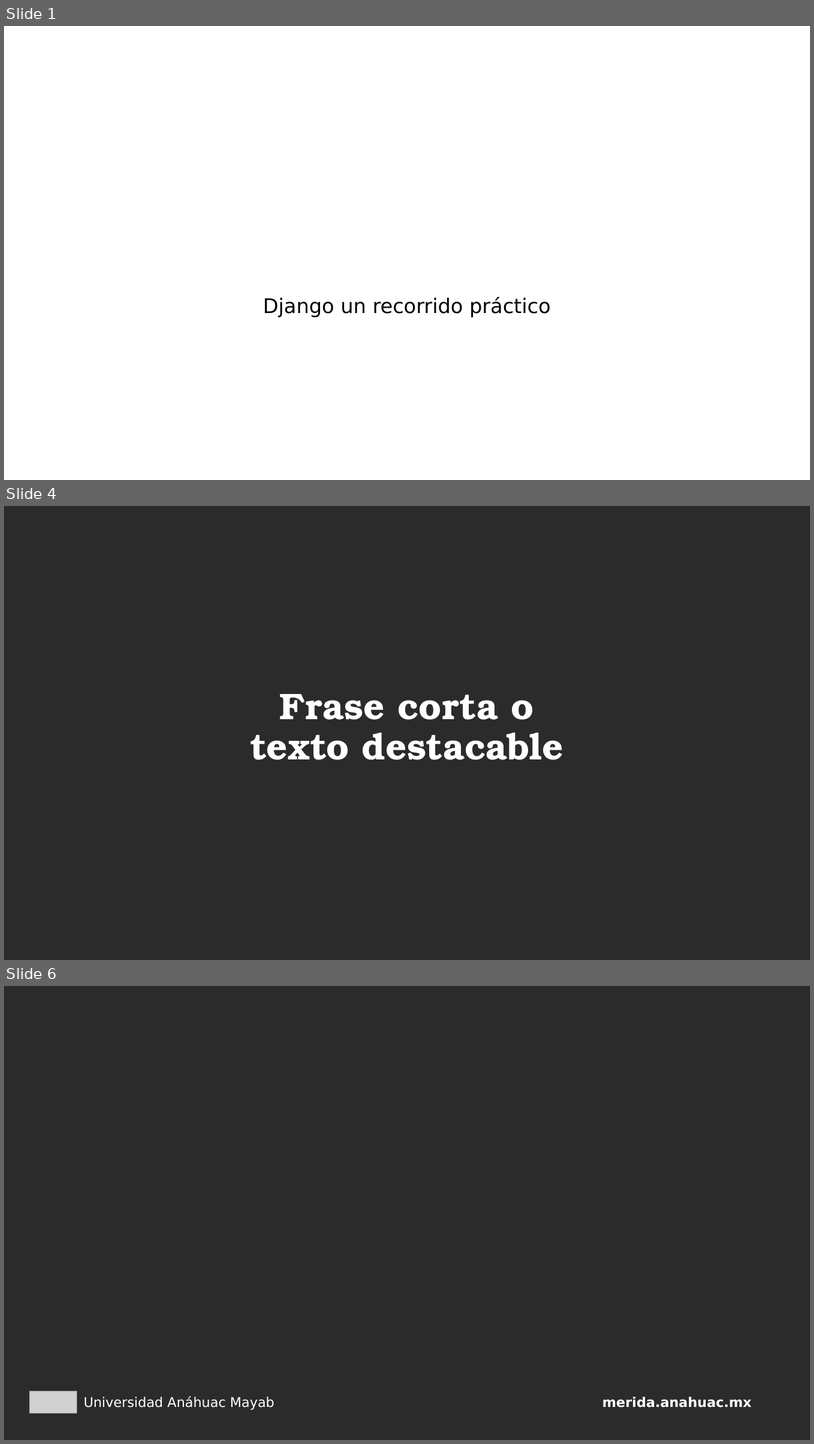
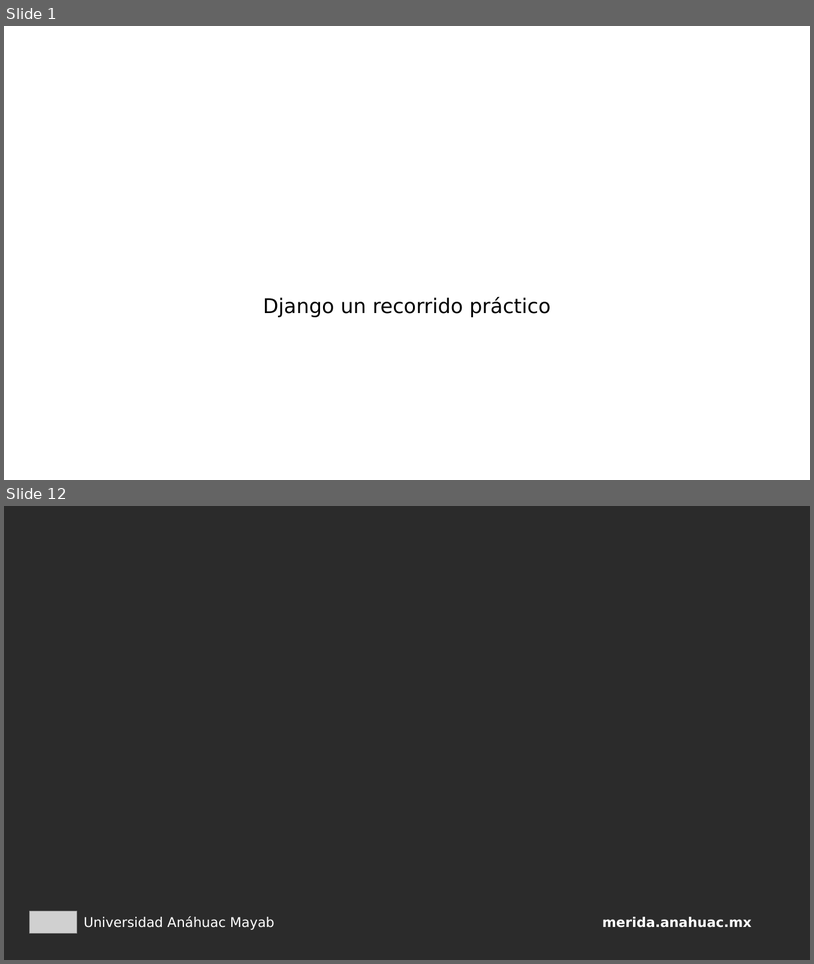
Before and after one commit to franvazgom/masterClassCBV, a slide deck: docs/MasterClassEnero2026_2.pptx. Shown one above the other, each under a label of ours: slides 1, 4 and 6 before the commit, slides 1 and 12 after it; the slides between them are not shown. The pictures are 814x1444 and 814x964 pixels, drawn with LibreOffice and Linux fonts; fonts in the diff are those of the drawing; grey boxes stand for pictures; background and template pictures are left out; a plain dark background stands for a picture behind light text. Boxes give left, top, right and bottom in pixels: in the first picture for what was removed or moved away, otherwise in the second. Text is boxed around its words. In the diff, an @@ line names an element or a change of style, - is before the commit and + after.

```diff
--- a/docs/MasterClassEnero2026_2.pptx
+++ b/docs/MasterClassEnero2026_2.pptx
@@ slide 4 removed at (x1=4, y1=506, x2=810, y2=960), background picture (left out) @@
@@ text removed at (x1=250, y1=694, x2=564, y2=760) @@
-Frase corta o
-texto destacable
@@ what was slide 6 is now slide 12 @@
```
Also in this commit, not shown: 1 slide changed, 9 slides added, 2 other slides removed, 1 other file.
